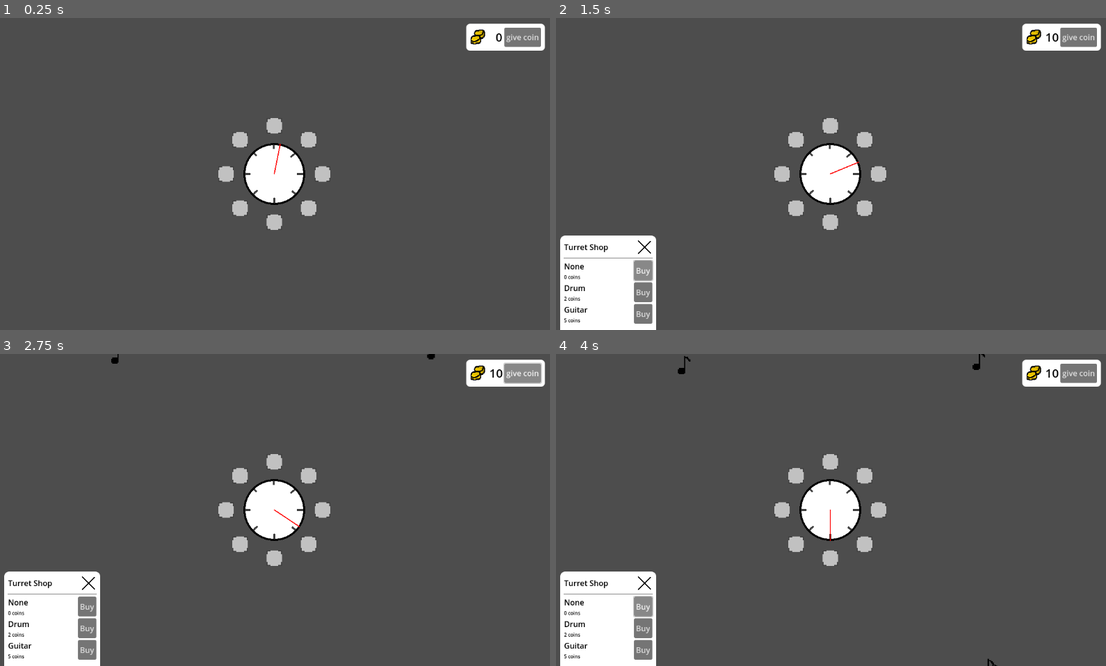
Above: before the commit, frames 1-4 (two rows, left to right).
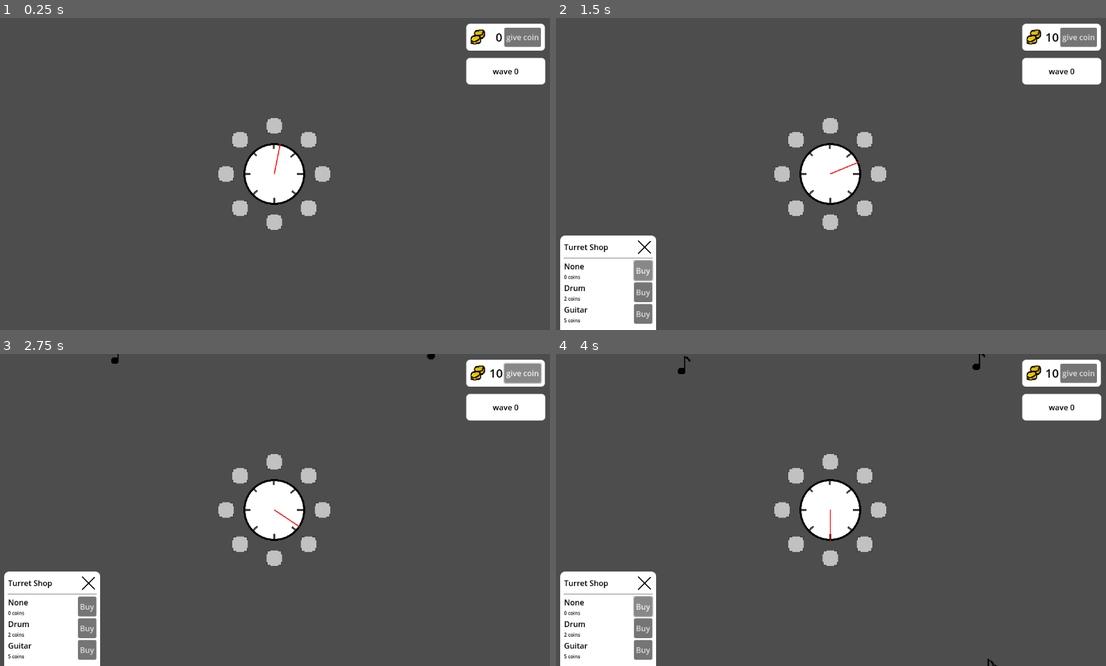
Above: after the commit, the same moments.

Repository: SeriousGuy888/MetronomeTowerDefenceGame
Game: Godot game, scene res://scenes/main.tscn
Two runs of this game, one before a commit and one after it. Both use one fixed random seed, a clock stepped at 60 frames per second and the inputs below.
Inputs (mouse positions are in pixels of both pictures, inside the frame that each line leads up to):
- Up to frame 1 (0.25 s): no input
- Up to frame 2 (1.5 s): click (880, 174) at 0.52 s; click "Buy" at 1.25 s
- Up to frame 3 (2.75 s): click "give coin" at 2 s
- Up to frame 4 (4 s): click (880, 510) at 2.77 s; click "Buy" at 3.5 s

The runs differ from the first frame. In frame 1, 1.2% of the frame differs, in the area x 84-100%, y 12-22%; in frame 2, 1.2%; in frame 3, 1.2%; in frame 4, 1.2%.

Commit message:
folder for global scripts

Diff:
--- /dev/null
+++ b/global_scripts/enums.gd
@@ -0,0 +1,7 @@
+extends Node
+
+enum GameState {
+	BATTLE = 0, # monsters approach, turrets fire
+	BUILD = 1, # time to build and upgrade setup. no monsters approach.
+	GAME_OVER = 2,
+}
--- a/scenes/playthrough_manager.gd
+++ b/global_scripts/playthrough_manager.gd
@@ -1,5 +1,6 @@
 extends Node
 
+var game_state: Enums.GameState = Enums.GameState.BATTLE
 var coins: int = 10:
 	get:
 		return coins
--- a/project.godot
+++ b/project.godot
@@ -17,8 +17,9 @@
 
 [autoload]
 
-EventBus="*res://scenes/event_bus.gd"
-PlaythroughManager="*res://scenes/playthrough_manager.gd"
+EventBus="*res://global_scripts/event_bus.gd"
+PlaythroughManager="*res://global_scripts/playthrough_manager.gd"
+Enums="*res://global_scripts/enums.gd"
 
 [layer_names]
 
--- a/scenes/main.tscn
+++ b/scenes/main.tscn
@@ -1,7 +1,7 @@
 [gd_scene load_steps=14 format=3 uid="uid://csiyyfb2afljr"]
 
 [ext_resource type="Script" uid="uid://x3fgsikd2nis" path="res://scenes/main.gd" id="1_0xm2m"]
-[ext_resource type="PackedScene" uid="uid://o3wpudmwbq2j" path="res://scenes/metronome.tscn" id="1_ig7tw"]
+[ext_resource type="PackedScene" uid="uid://o3wpudmwbq2j" path="res://scenes/metronome/metronome.tscn" id="1_ig7tw"]
 [ext_resource type="Script" uid="uid://bfwt3ofkgvu26" path="res://scenes/monster_spawner.gd" id="3_sugp2"]
 [ext_resource type="PackedScene" uid="uid://bapj5455wsvny" path="res://scenes/wave_manager.tscn" id="3_tbgi4"]
 [ext_resource type="Script" uid="uid://nhkfmg7rw0ad" path="res://scenes/resources/wave.gd" id="4_o6xl0"]
@@ -116,3 +116,31 @@
 [node name="givecoinbutton" type="Button" parent="UI/CoinHUD/HBoxContainer"]
 layout_mode = 2
 text = "give coin"
+
+[node name="WaveHUD" type="Panel" parent="UI"]
+anchors_preset = 1
+anchor_left = 1.0
+anchor_right = 1.0
+offset_left = -170.0
+offset_top = 91.0
+offset_right = -22.0
+offset_bottom = 130.0
+grow_horizontal = 0
+theme_override_styles/panel = SubResource("StyleBoxFlat_choun")
+script = SubResource("GDScript_85g3d")
+
+[node name="HBoxContainer" type="HBoxContainer" parent="UI/WaveHUD"]
+layout_mode = 1
+anchors_preset = 15
+anchor_right = 1.0
+anchor_bottom = 1.0
+grow_horizontal = 2
+grow_vertical = 2
+
+[node name="CurrentWave" type="Label" parent="UI/WaveHUD/HBoxContainer"]
+layout_mode = 2
+size_flags_horizontal = 3
+theme_override_colors/font_color = Color(0, 0, 0, 1)
+text = "wave 0"
+horizontal_alignment = 1
+vertical_alignment = 1
Not shown, added: global_scripts/enums.gd.uid
Renamed: scenes/event_bus.gd -> global_scripts/event_bus.gd
Renamed: scenes/event_bus.gd.uid -> global_scripts/event_bus.gd.uid
Renamed: scenes/playthrough_manager.gd.uid -> global_scripts/playthrough_manager.gd.uid
